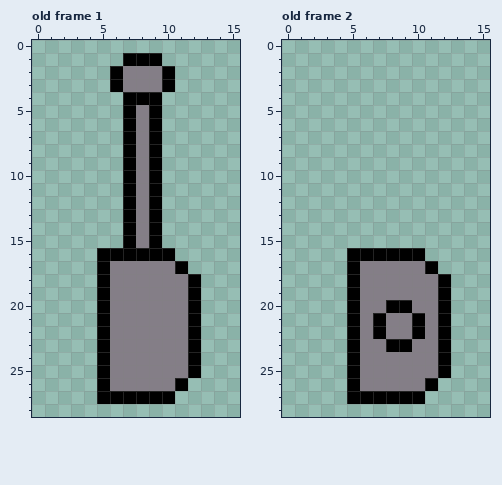
Two states of a pixel-art file, Assets/Art/Casino/Handle.aseprite. Above, as it was before the edit.
64x64 pixels, 2 frames. Shown: old frame 1, old frame 2. The old version is drawn lined up with the new one, on the new canvas. The commit also changed other frames, which this record leaves out.
The result:
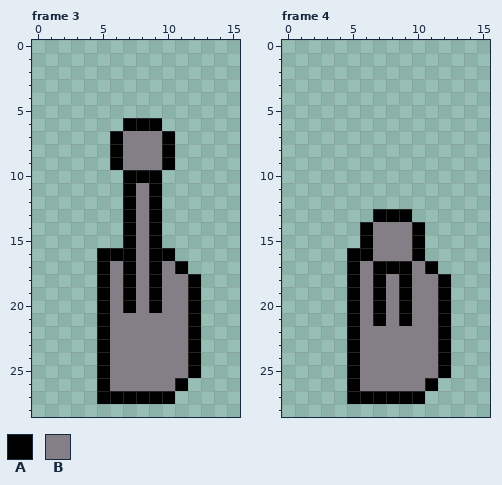
Palette (. is transparent): A #000000  B #847e87
A new or re-ordered frame is compared with the old frame closest to it.
From old to new:
canvas 64x64 -> 16x29, the old top-left corner now at -40,-6 (the part of the old canvas that was cut away was empty and is not shown)
frames 2 -> 5
Frame 3 is new; against old frame 1:
y 1: x 7..9 AAA -> ...
y 2..3: x 6..10 ABBBA -> .....
y 4: x 7..9 AAA -> ...
y 5: x 7..9 ABA -> ...
y 6: x 8 B -> A
y 7..9: x 6..7 .A -> AB; x 9..10 A. -> BA
y 10: x 8 B -> A
y 16: x 8 A -> B
y 17..20: x 7 B -> A; x 9 B -> A
Frame 4 is new; against old frame 2:
y 13: x 7..9 ... -> AAA
y 14..15: x 6..10 ..... -> ABBBA
y 16: x 7..9 AAA -> BBB
y 17: x 7..9 BBB -> AAA
y 18..19: x 7 B -> A; x 9 B -> A
y 20: x 7..8 BA -> AB
y 21: x 9..10 BA -> AB
y 22: x 7 A -> B; x 10 A -> B
y 23: x 8..9 AA -> BB
Pixel boxes of the changes (left, top, right, bottom) in both pictures:
changed: (110, 53, 175, 183)
changed: (123, 248, 162, 313)
changed: (360, 209, 425, 352)
